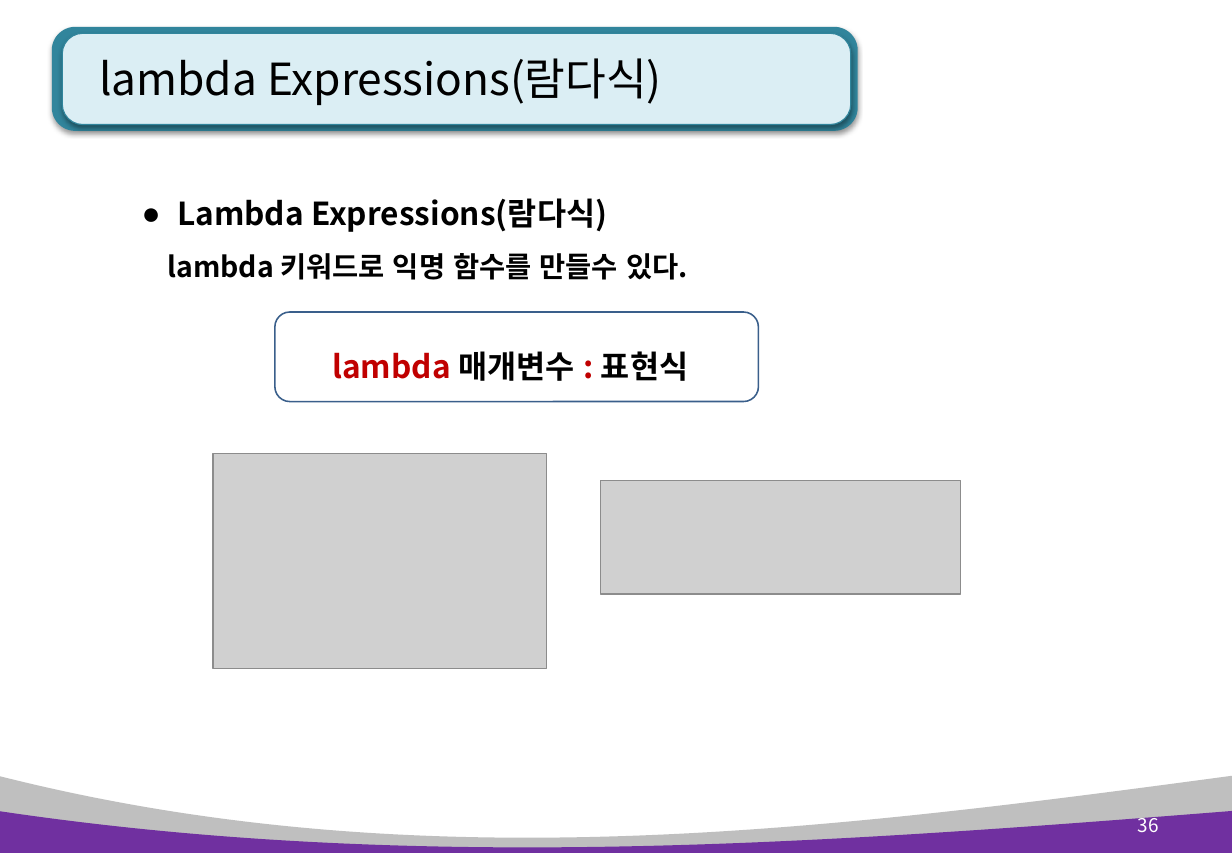
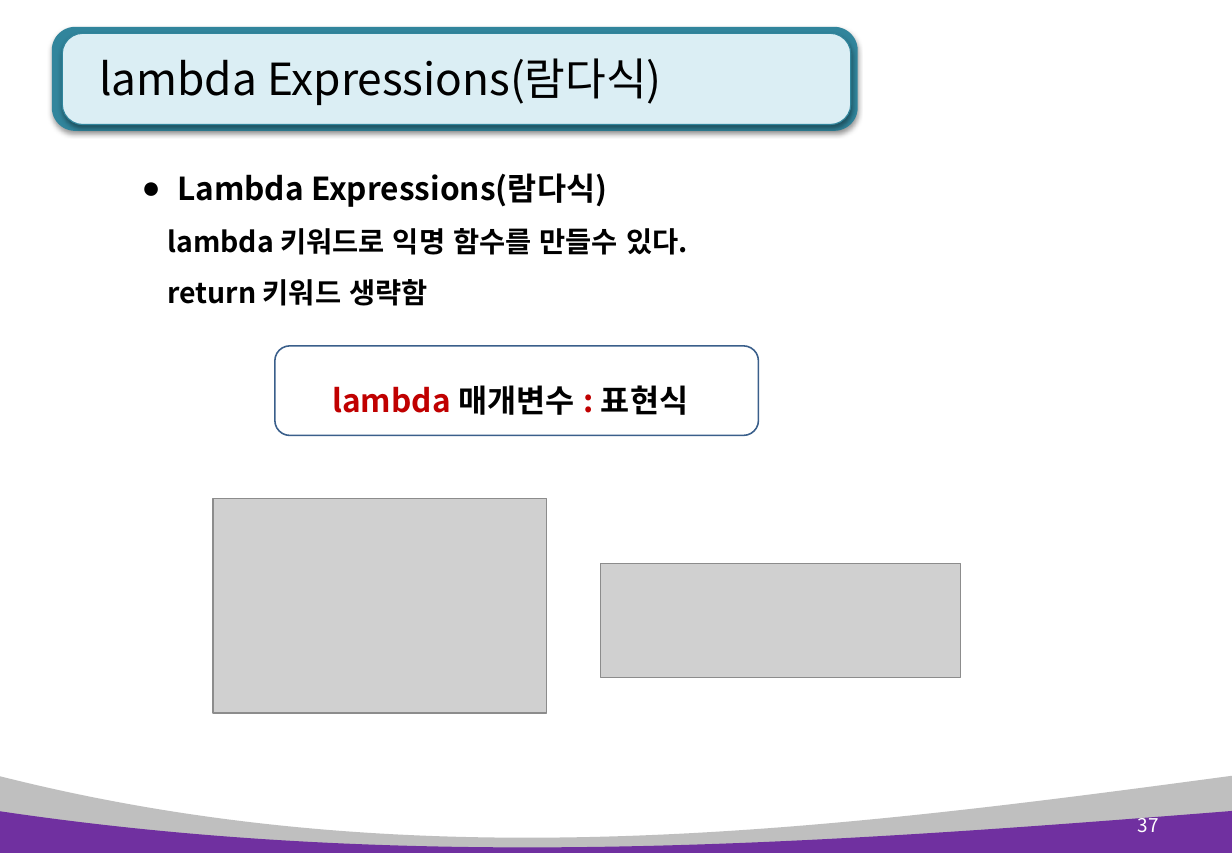
Before and after one commit to kiyongee2/green_project_web, a slide deck: slide 37 of python_ppt/Python 5장. 함수.pptx (slide 36 before the commit). Drawn at 1232x853 pixels with LibreOffice and Linux fonts; fonts in the diff are those of the drawing; grey boxes stand for pictures. Boxes give left, top, right and bottom in pixels: in the first picture for what was removed or moved away, otherwise in the second. Text is boxed around its words. In the diff, an @@ line names an element or a change of style, - is before the commit and + after.

Commit message:
lambda recursive

```diff
--- a/python_ppt/Python 5장. 함수.pptx
+++ b/python_ppt/Python 5장. 함수.pptx
@@ text at box(167, 279, 427, 306): paragraph added @@
+return 키워드 생략함
@@ rounded rectangle: place and size @@
-rounded rectangle at box(275, 312, 759, 402)
+rounded rectangle at box(275, 346, 759, 436)
@@ text "lambda 매개변수 : 표현식": place and size @@
-text "lambda 매개변수 : 표현식" at box(332, 351, 688, 381)
+text "lambda 매개변수 : 표현식" at box(332, 385, 688, 415)
@@ picture: place and size @@
-picture at box(213, 454, 547, 669)
+picture at box(213, 498, 547, 713)
@@ picture: place and size @@
-picture at box(601, 480, 961, 594)
+picture at box(601, 563, 961, 677)
@@ page number at box(1138, 813, 1159, 833): text changed @@
-36
+37
```
Also in this commit, not shown: 2 other slides changed, 1 slide added, 2 other files.
